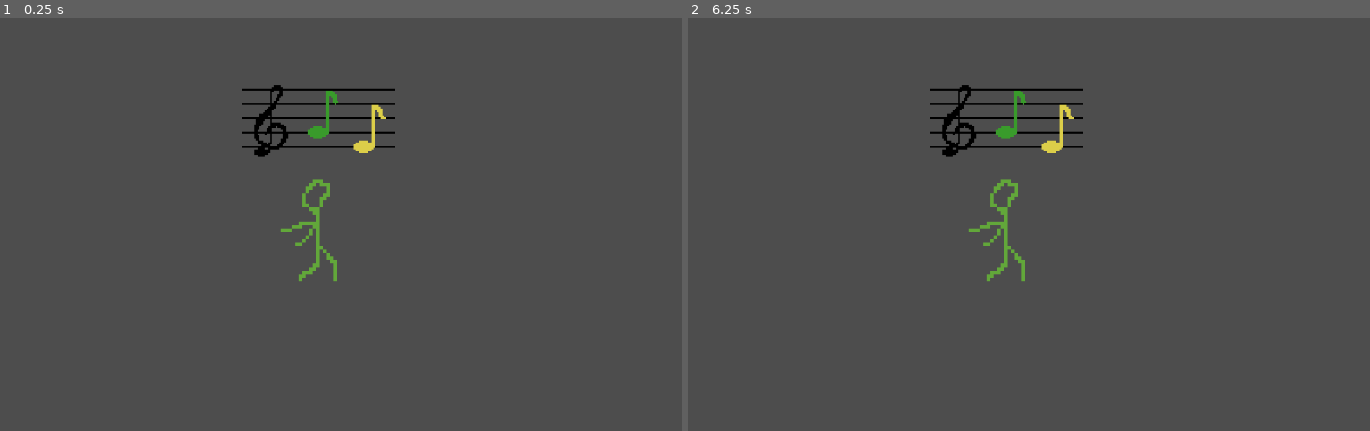
Above: before the commit, frames 1-2 (left to right).
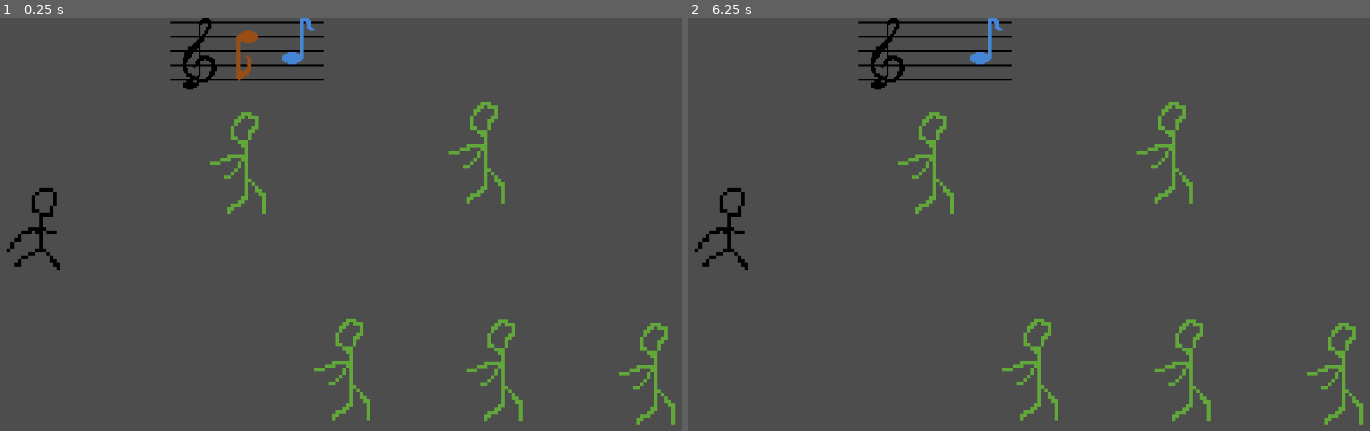
Above: after the commit, the same moments.

Repository: HackrDonut/Chromatic_Harmony_Project
Game: Godot game, scene res://main.tscn
Two runs of this game, one before a commit and one after it. Both use one fixed random seed, a clock stepped at 60 frames per second and the inputs below.
Inputs:
- Up to frame 1 (0.25 s): no input
- Up to frame 2 (6.25 s): tap Enter at 0.5, 2, 3.5 s; tap A (A_press, bound only after the commit) at 0.6 s; tap ' (Apos_press, bound only after the commit) at 0.8, 1.35 s; tap Space at 1.25, 2.75, 4.25 s; tap D (D_press, bound only after the commit) at 1.55, 2.1 s; tap F (F_press, bound only after the commit) at 2.3, 2.85 s; tap G (G_press, bound only after the commit) at 3.05, 3.6 s; tap H (H_press, bound only after the commit) at 3.8, 4.35 s; tap J (J_press, bound only after the commit) at 4.55, 5.1 s; tap K (K_press, bound only after the commit) at 5.3, 5.85 s; tap L (L_press, bound only after the commit) at 6.05 s

The runs differ from the first frame. In frame 1, 4.8% of the frame differs, in the area x 1-99%, y 0-99%; in frame 2, 4.7%.

Commit message:
Enemy Hordes
I'm trying to get the player to be able to fight hordes of enemies rather than just one.

Diff:
--- a/enemy_zombie.gd
+++ b/enemy_zombie.gd
@@ -5,7 +5,7 @@
 var note2 = ""
 var enem_key = []
 var player_input = ""
-var focus = true
+var focus = false
 var note1_clear = false
 var note2_clear = false
 @onready var nsprite = get_node("Random_Note")
@@ -15,11 +15,6 @@
 
 # Called when the node enters the scene tree for the first time.
 func _ready():
-	if focus == false:
-		nsprite.visible = false
-		nsprite2.visible = false
-		clef.visible = false
-
 
 	var rand = rng.randf_range(0, 10)
 	var rand2 = rng.randf_range(0, 10)
@@ -122,40 +117,76 @@
 	enem_key.append(note2)
 	print(enem_key)
 
-
-func _input(event):
-	if event is InputEventKey and event.pressed:
-		if event.keycode == KEY_A:
-			player_input == "C1"
-		elif event.keycode == KEY_S:
-			player_input == "D1"
-		elif event.keycode == KEY_D:
-			player_input == "E1"
-		elif event.keycode == KEY_F:
-			player_input == "F1"
-		elif event.keycode == KEY_G:
-			player_input == "G1"
-		elif event.keycode == KEY_H:
-			player_input == "A1"
-		elif event.keycode == KEY_J:
-			player_input == "B1"
-		elif event.keycode == KEY_K:
-			player_input == "C2"
-		elif event.keycode == KEY_L:
-			player_input == "D2"
-		elif event.keycode == KEY_SEMICOLON:
-			player_input = "E2"
-		elif event.keycode == KEY_APOSTROPHE:
-			player_input = "F2"
+# func _input(event):
+#	if event is InputEventKey and event.pressed:
+#		if event.keycode == KEY_A:
+#			player_input == "C1"
+#		elif event.keycode == KEY_S:
+#			player_input == "D1"
+#		elif event.keycode == KEY_D:
+#			player_input == "E1"
+#		elif event.keycode == KEY_F:
+#			player_input == "F1"
+#		elif event.keycode == KEY_G:
+#			player_input == "G1"
+#		elif event.keycode == KEY_H:
+#			player_input == "A1"
+#		elif event.keycode == KEY_J:
+#			player_input == "B1"
+#		elif event.keycode == KEY_K:
+#			player_input == "C2"
+#		elif event.keycode == KEY_L:
+#			player_input == "D2"
+#		elif event.keycode == KEY_SEMICOLON:
+#			player_input = "E2"
+#		elif event.keycode == KEY_APOSTROPHE:
+#			player_input = "F2"
 
 # Called every frame. 'delta' is the elapsed time since the previous frame.
 func _process(delta):
+	if focus == false:
+		nsprite.visible = false
+		nsprite2.visible = false
+		clef.visible = false
+
+	if focus == true:
+		nsprite.visible = true
+		nsprite2.visible = true
+		clef.visible = true
+
+	if Input.is_action_just_pressed("A_press"):
+		player_input = "C1"
+	elif Input.is_action_just_pressed("S_press"):
+		player_input = "D1"
+	elif Input.is_action_just_pressed("D_press"):
+		player_input = "E1"
+	elif Input.is_action_just_pressed("F_press"):
+		player_input = "F1"
+	elif Input.is_action_just_pressed("G_press"):
+		player_input = "G1"
+	elif Input.is_action_just_pressed("H_press"):
+		player_input = "A1"
+	elif Input.is_action_just_pressed("J_press"):
+		player_input = "B1"
+	elif Input.is_action_just_pressed("K_press"):
+		player_input = "C2"
+	elif Input.is_action_just_pressed("L_press"):
+		player_input = "D2"
+	elif Input.is_action_just_pressed("Semi_press"):
+		player_input = "E2"
+	elif Input.is_action_just_pressed("Apos_press"):
+		player_input = "F2"
 	if focus == true:
 		if note1_clear == false:
 			if player_input == note:
 				note1_clear = true
 				nsprite.frame = 7
+				player_input = ""
 		if note1_clear == true and note2_clear == false:
 			if player_input == note2:
 				note2_clear = true
 				nsprite2.frame = 7
+				player_input = ""
+		if note2_clear == true:
+			focus = false
+			self.visible = false
--- /dev/null
+++ b/main.gd
@@ -0,0 +1,21 @@
+extends Node2D
+
+
+# Called when the node enters the scene tree for the first time.
+func _ready():
+	get_node("Enemy_Zombie").focus = true
+	get_node("Enemy_Zombie2").focus = false
+	get_node("Enemy_Zombie3").focus = false
+	get_node("Enemy_Zombie4").focus = false
+	get_node("Enemy_Zombie5").focus = false
+
+
+# Called every frame. 'delta' is the elapsed time since the previous frame.
+func _process(delta):
+	if get_node("Enemy_Zombie").focus == false:
+		get_node("Enemy_Zombie2").focus = true
+
+	if get_node("Enemy_Zombie").focus == false and get_node("Enemy_Zombie2").focus == false:
+		get_node("Enemy_Zombie3").focus = true
+
+	print(get_node("Enemy_Zombie2").focus)
--- a/main.tscn
+++ b/main.tscn
@@ -1,8 +1,28 @@
-[gd_scene load_steps=2 format=3 uid="uid://de471rbo3pw0k"]
+[gd_scene load_steps=4 format=3 uid="uid://de471rbo3pw0k"]
 
+[ext_resource type="Script" path="res://main.gd" id="1_coq2m"]
+[ext_resource type="Texture2D" uid="uid://bo1w763cjgme1" path="res://guy_standing.png" id="2_8sus1"]
 [ext_resource type="PackedScene" uid="uid://uexmrl84c1eb" path="res://enemy_zombie.tscn" id="2_cs4gp"]
 
 [node name="Main" type="Node2D"]
+script = ExtResource("1_coq2m")
+
+[node name="Me" type="Sprite2D" parent="."]
+position = Vector2(151, 302)
+scale = Vector2(5.14063, 5.14063)
+texture = ExtResource("2_8sus1")
+
+[node name="Enemy_Zombie5" parent="." instance=ExtResource("2_cs4gp")]
+position = Vector2(1012, 521)
+
+[node name="Enemy_Zombie4" parent="." instance=ExtResource("2_cs4gp")]
+position = Vector2(792, 516)
+
+[node name="Enemy_Zombie3" parent="." instance=ExtResource("2_cs4gp")]
+position = Vector2(767, 202)
+
+[node name="Enemy_Zombie2" parent="." instance=ExtResource("2_cs4gp")]
+position = Vector2(573, 515)
 
 [node name="Enemy_Zombie" parent="." instance=ExtResource("2_cs4gp")]
-position = Vector2(525, 314)
+position = Vector2(422, 217)
--- a/project.godot
+++ b/project.godot
@@ -15,6 +15,64 @@
 config/features=PackedStringArray("4.1", "GL Compatibility")
 config/icon="res://icon.svg"
 
+[input]
+
+A_press={
+"deadzone": 0.5,
+"events": [Object(InputEventKey,"resource_local_to_scene":false,"resource_name":"","device":-1,"window_id":0,"alt_pressed":false,"shift_pressed":false,"ctrl_pressed":false,"meta_pressed":false,"pressed":false,"keycode":0,"physical_keycode":65,"key_label":0,"unicode":97,"echo":false,"script":null)
+]
+}
+S_press={
+"deadzone": 0.5,
+"events": [Object(InputEventKey,"resource_local_to_scene":false,"resource_name":"","device":-1,"window_id":0,"alt_pressed":false,"shift_pressed":false,"ctrl_pressed":false,"meta_pressed":false,"pressed":false,"keycode":0,"physical_keycode":83,"key_label":0,"unicode":115,"echo":false,"script":null)
+]
+}
+D_press={
+"deadzone": 0.5,
+"events": [Object(InputEventKey,"resource_local_to_scene":false,"resource_name":"","device":-1,"window_id":0,"alt_pressed":false,"shift_pressed":false,"ctrl_pressed":false,"meta_pressed":false,"pressed":false,"keycode":0,"physical_keycode":68,"key_label":0,"unicode":100,"echo":false,"script":null)
+]
+}
+F_press={
+"deadzone": 0.5,
+"events": [Object(InputEventKey,"resource_local_to_scene":false,"resource_name":"","device":-1,"window_id":0,"alt_pressed":false,"shift_pressed":false,"ctrl_pressed":false,"meta_pressed":false,"pressed":false,"keycode":0,"physical_keycode":70,"key_label":0,"unicode":102,"echo":false,"script":null)
+]
+}
+G_press={
+"deadzone": 0.5,
+"events": [Object(InputEventKey,"resource_local_to_scene":false,"resource_name":"","device":-1,"window_id":0,"alt_pressed":false,"shift_pressed":false,"ctrl_pressed":false,"meta_pressed":false,"pressed":false,"keycode":0,"physical_keycode":71,"key_label":0,"unicode":103,"echo":false,"script":null)
+]
+}
+H_press={
+"deadzone": 0.5,
+"events": [Object(InputEventKey,"resource_local_to_scene":false,"resource_name":"","device":-1,"window_id":0,"alt_pressed":false,"shift_pressed":false,"ctrl_pressed":false,"meta_pressed":false,"pressed":false,"keycode":0,"physical_keycode":72,"key_label":0,"unicode":104,"echo":false,"script":null)
+]
+}
+J_press={
+"deadzone": 0.5,
+"events": [Object(InputEventKey,"resource_local_to_scene":false,"resource_name":"","device":-1,"window_id":0,"alt_pressed":false,"shift_pressed":false,"ctrl_pressed":false,"meta_pressed":false,"pressed":false,"keycode":0,"physical_keycode":74,"key_label":0,"unicode":106,"echo":false,"script":null)
+]
+}
+K_press={
+"deadzone": 0.5,
+"events": [Object(InputEventKey,"resource_local_to_scene":false,"resource_name":"","device":-1,"window_id":0,"alt_pressed":false,"shift_pressed":false,"ctrl_pressed":false,"meta_pressed":false,"pressed":false,"keycode":0,"physical_keycode":75,"key_label":0,"unicode":107,"echo":false,"script":null)
+]
+}
+L_press={
+"deadzone": 0.5,
+"events": [Object(InputEventKey,"resource_local_to_scene":false,"resource_name":"","device":-1,"window_id":0,"alt_pressed":false,"shift_pressed":false,"ctrl_pressed":false,"meta_pressed":false,"pressed":false,"keycode":0,"physical_keycode":76,"key_label":0,"unicode":108,"echo":false,"script":null)
+]
+}
+Semi_press={
+"deadzone": 0.5,
+"events": [Object(InputEventKey,"resource_local_to_scene":false,"resource_name":"","device":-1,"window_id":0,"alt_pressed":false,"shift_pressed":false,"ctrl_pressed":false,"meta_pressed":false,"pressed":false,"keycode":0,"physical_keycode":59,"key_label":0,"unicode":59,"echo":false,"script":null)
+]
+}
+Apos_press={
+"deadzone": 0.5,
+"events": [Object(InputEventKey,"resource_local_to_scene":false,"resource_name":"","device":-1,"window_id":0,"alt_pressed":false,"shift_pressed":false,"ctrl_pressed":false,"meta_pressed":false,"pressed":false,"keycode":0,"physical_keycode":39,"key_label":0,"unicode":39,"echo":false,"script":null)
+]
+}
+
 [rendering]
 
 textures/canvas_textures/default_texture_filter=0
